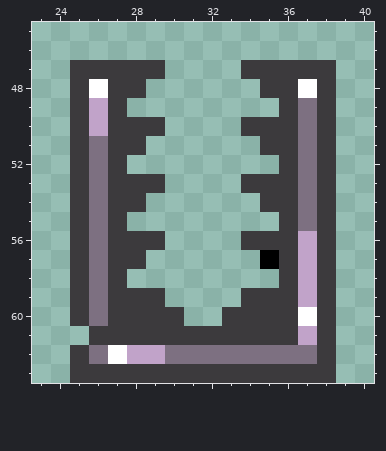
Pixel-art sprite, stored at Eldrax/sprites/spr_bear_trap/layers/68fdf0a5-e909-4a5f-bdcc-7a1f749279cb/0993fdf4-7b3c-4ccd-b0fd-6dcaef852d56.png. Above: the version before the commit.
The file is 64x64 pixels. Pixels under 10% opacity are left out. Shown: x 23..40, y 45..63.
After:
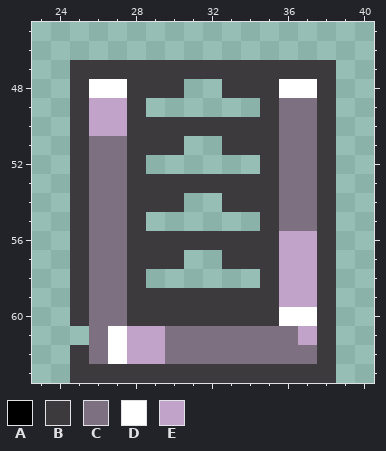
Palette (. is transparent): A #000000  B #3c3a3d  C #7d7081  D #ffffff  E #c1a3c9
Changes in this commit:
{"y":47,"x":30,"old":"....","new":"BBBB"}
{"y":48,"x":27,"old":"B","new":"D"}
{"y":48,"x":29,"old":"..","new":"BB"}
{"y":48,"x":33,"old":"..","new":"BB"}
{"y":48,"x":36,"old":"B","new":"D"}
{"y":49,"x":27,"old":"B.","new":"EB"}
{"y":49,"x":35,"old":".B","new":"BC"}
{"y":50,"x":27,"old":"B","new":"E"}
{"y":50,"x":30,"old":"....","new":"BBBB"}
{"y":50,"x":36,"old":"B","new":"C"}
{"y":51,"x":27,"old":"B","new":"C"}
{"y":51,"x":29,"old":"..","new":"BB"}
{"y":51,"x":33,"old":"..","new":"BB"}
{"y":51,"x":36,"old":"B","new":"C"}
{"y":52,"x":27,"old":"B.","new":"CB"}
{"y":52,"x":35,"old":".B","new":"BC"}
{"y":53,"x":27,"old":"B","new":"C"}
{"y":53,"x":30,"old":"....","new":"BBBB"}
{"y":53,"x":36,"old":"B","new":"C"}
{"y":54,"x":27,"old":"B","new":"C"}
{"y":54,"x":29,"old":"..","new":"BB"}
{"y":54,"x":33,"old":"..","new":"BB"}
{"y":54,"x":36,"old":"B","new":"C"}
{"y":55,"x":27,"old":"B.","new":"CB"}
{"y":55,"x":35,"old":".B","new":"BC"}
{"y":56,"x":27,"old":"B","new":"C"}
{"y":56,"x":30,"old":"....","new":"BBBB"}
{"y":56,"x":36,"old":"B","new":"E"}
{"y":57,"x":27,"old":"B","new":"C"}
{"y":57,"x":29,"old":"..","new":"BB"}
{"y":57,"x":33,"old":"..AB","new":"BBBE"}
{"y":58,"x":27,"old":"B.","new":"CB"}
{"y":58,"x":35,"old":".B","new":"BE"}
{"y":59,"x":27,"old":"B","new":"C"}
{"y":59,"x":30,"old":"....","new":"BBBB"}
{"y":59,"x":36,"old":"B","new":"E"}
{"y":60,"x":27,"old":"B","new":"C"}
{"y":60,"x":31,"old":"..","new":"BB"}
{"y":60,"x":36,"old":"B","new":"D"}
{"y":61,"x":26,"old":"BBBBBBBBBBB","new":"CDEECCCCCCC"}
